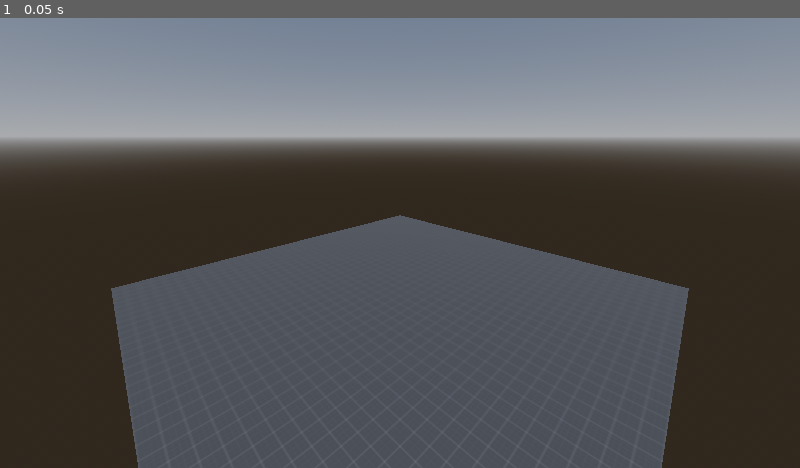
Above: before the commit, frame 1.
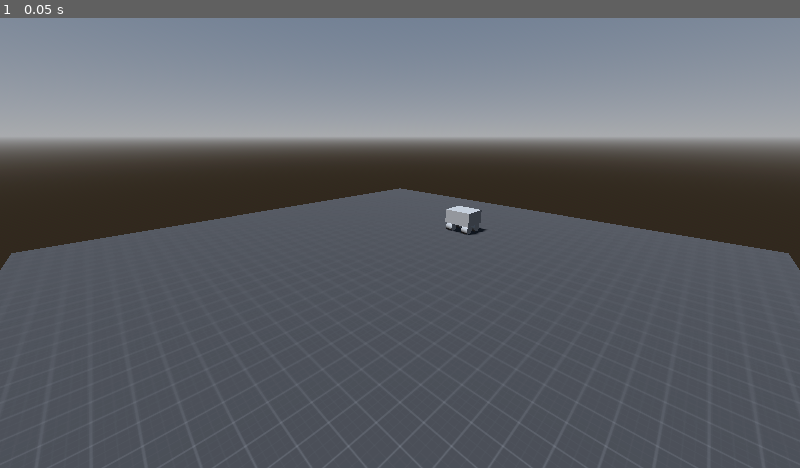
Above: after the commit, the same moment.

Repository: jozfeal/robot-sumo-sd
Game: Godot game, scene res://system/main.tscn
Two runs of this game, one before a commit and one after it. Both use one fixed random seed, a clock stepped at 60 frames per second and the inputs below.
Inputs:
- Up to frame 1 (0.05 s): no input

The runs differ from the first frame. In frame 1, 21% of the frame differs, in the area x 0-100%, y 37-100%.

Commit message:
Added Base Robot Scene
Base Robot scene is a VehicleNode3D with four wheels. Currently using CSGBox3D as placeholder meshes. The vehicle has temporary wheel values and simply instantiates in the scene.

Diff:
--- /dev/null
+++ b/godot-demo/robots/base_robot.tscn
@@ -0,0 +1,78 @@
+[gd_scene format=3 uid="uid://c07dkdxs2thr"]
+
+[sub_resource type="BoxShape3D" id="BoxShape3D_xrivr"]
+size = Vector3(1.2, 0.6, 1)
+
+[node name="BaseRobot" type="VehicleBody3D" unique_id=1119450236]
+
+[node name="Body" type="CSGBox3D" parent="." unique_id=333817671]
+transform = Transform3D(1, 0, 0, 0, 1, 0, 0, 0, 1, 0, 0.65, 0)
+size = Vector3(1.2, 0.6, 1)
+
+[node name="FrontLeft" type="VehicleWheel3D" parent="." unique_id=433389740]
+transform = Transform3D(1, 0, 0, 0, 1, 0, 0, 0, 1, -0.4, 0.2, -0.3)
+use_as_traction = true
+wheel_radius = 0.2
+wheel_rest_length = 0.08
+suspension_travel = 0.1
+suspension_stiffness = 50.0
+damping_compression = 3.0
+damping_relaxation = 3.8
+
+[node name="FrontLeftMesh" type="CSGCylinder3D" parent="FrontLeft" unique_id=635785441]
+transform = Transform3D(-4.371139e-08, -1, 0, 1, -4.371139e-08, 0, 0, 0, 1, 0, 0, 0)
+radius = 0.2
+height = 0.3
+sides = 10
+
+[node name="FrontRight" type="VehicleWheel3D" parent="." unique_id=117017481]
+transform = Transform3D(1, 0, 0, 0, 1, 0, 0, 0, 1, 0.4, 0.2, -0.3)
+use_as_traction = true
+wheel_radius = 0.2
+wheel_rest_length = 0.08
+suspension_travel = 0.1
+suspension_stiffness = 50.0
+damping_compression = 3.0
+damping_relaxation = 3.8
+
+[node name="FrontRightMesh" type="CSGCylinder3D" parent="FrontRight" unique_id=242623159]
+transform = Transform3D(-4.371139e-08, -1, 0, 1, -4.371139e-08, 0, 0, 0, 1, 0, 0, 0)
+radius = 0.2
+height = 0.3
+sides = 10
+
+[node name="BackLeft" type="VehicleWheel3D" parent="." unique_id=782166025]
+transform = Transform3D(1, 0, 0, 0, 1, 0, 0, 0, 1, -0.4, 0.2, 0.3)
+use_as_traction = true
+wheel_radius = 0.2
+wheel_rest_length = 0.08
+suspension_travel = 0.1
+suspension_stiffness = 50.0
+damping_compression = 3.0
+damping_relaxation = 3.8
+
+[node name="BackLeftMesh" type="CSGCylinder3D" parent="BackLeft" unique_id=1764790269]
+transform = Transform3D(-4.371139e-08, -1, 0, 1, -4.371139e-08, 0, 0, 0, 1, 0, 0, 0)
+radius = 0.2
+height = 0.3
+sides = 10
+
+[node name="BackRight" type="VehicleWheel3D" parent="." unique_id=409956077]
+transform = Transform3D(1, 0, 0, 0, 1, 0, 0, 0, 1, 0.4, 0.2, 0.3)
+use_as_traction = true
+wheel_radius = 0.2
+wheel_rest_length = 0.08
+suspension_travel = 0.1
+suspension_stiffness = 50.0
+damping_compression = 3.0
+damping_relaxation = 3.8
+
+[node name="BackRightMesh" type="CSGCylinder3D" parent="BackRight" unique_id=1202282975]
+transform = Transform3D(-4.371139e-08, -1, 0, 1, -4.371139e-08, 0, 0, 0, 1, 0, 0, 0)
+radius = 0.2
+height = 0.3
+sides = 10
+
+[node name="CollisionShape3D" type="CollisionShape3D" parent="." unique_id=634927999]
+transform = Transform3D(1, 0, 0, 0, 1, 0, 0, 0, 1, 0, 0.65, 0)
+shape = SubResource("BoxShape3D_xrivr")
--- a/godot-demo/system/main.tscn
+++ b/godot-demo/system/main.tscn
@@ -1,6 +1,7 @@
 [gd_scene format=3 uid="uid://1rs2k3xrq2f2"]
 
 [ext_resource type="Texture2D" uid="uid://dh55vx8mutj0k" path="res://textures/prototype_grey.png" id="1_7am6p"]
+[ext_resource type="PackedScene" uid="uid://c07dkdxs2thr" path="res://robots/base_robot.tscn" id="2_gisfo"]
 
 [sub_resource type="ProceduralSkyMaterial" id="ProceduralSkyMaterial_cyina"]
 sky_horizon_color = Color(0.66224277, 0.6717428, 0.6867428, 1)
@@ -41,5 +42,8 @@
 transform = Transform3D(1, 0, 0, 0, 1, 0, 0, 0, 1, 0, -0.5, 0)
 shape = SubResource("ConcavePolygonShape3D_7am6p")
 
-[node name="Camera3D" type="Camera3D" parent="World" unique_id=1823601430]
-transform = Transform3D(-0.7071068, 0.24184474, -0.66446304, 0, 0.9396926, 0.34202012, 0.7071068, 0.24184474, -0.66446304, -9, 7, -9)
+[node name="Camera3D" type="Camera3D" parent="." unique_id=1823601430]
+transform = Transform3D(-0.7071068, 0.24184474, -0.66446304, 0, 0.9396926, 0.34202012, 0.7071068, 0.24184474, -0.66446304, -7, 4, -7)
+
+[node name="BaseRobot" parent="." unique_id=1119450236 instance=ExtResource("2_gisfo")]
+transform = Transform3D(1, 0, 0, 0, 1, 0, 0, 0, 1, 0, 0, 4)
